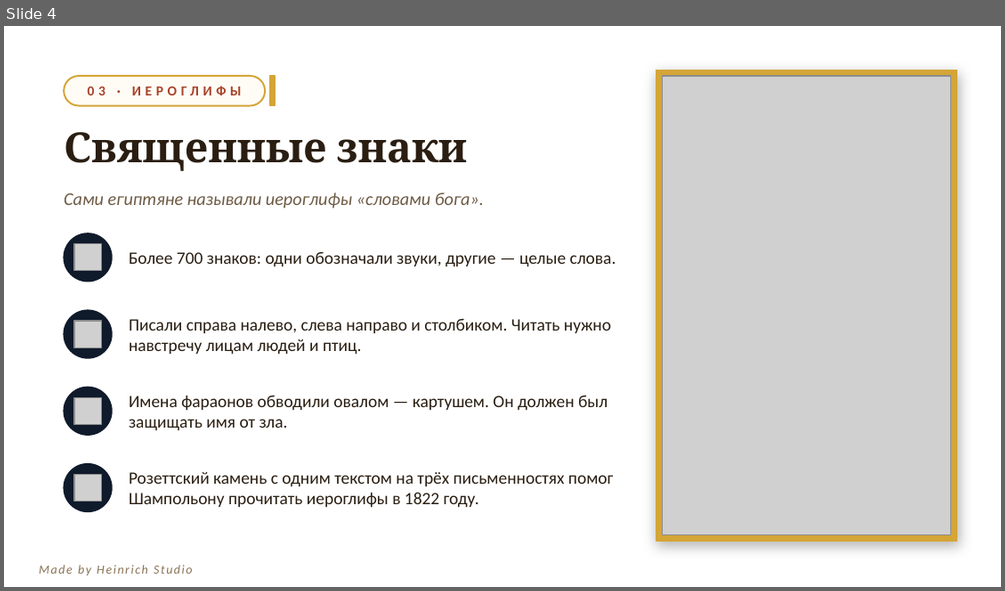
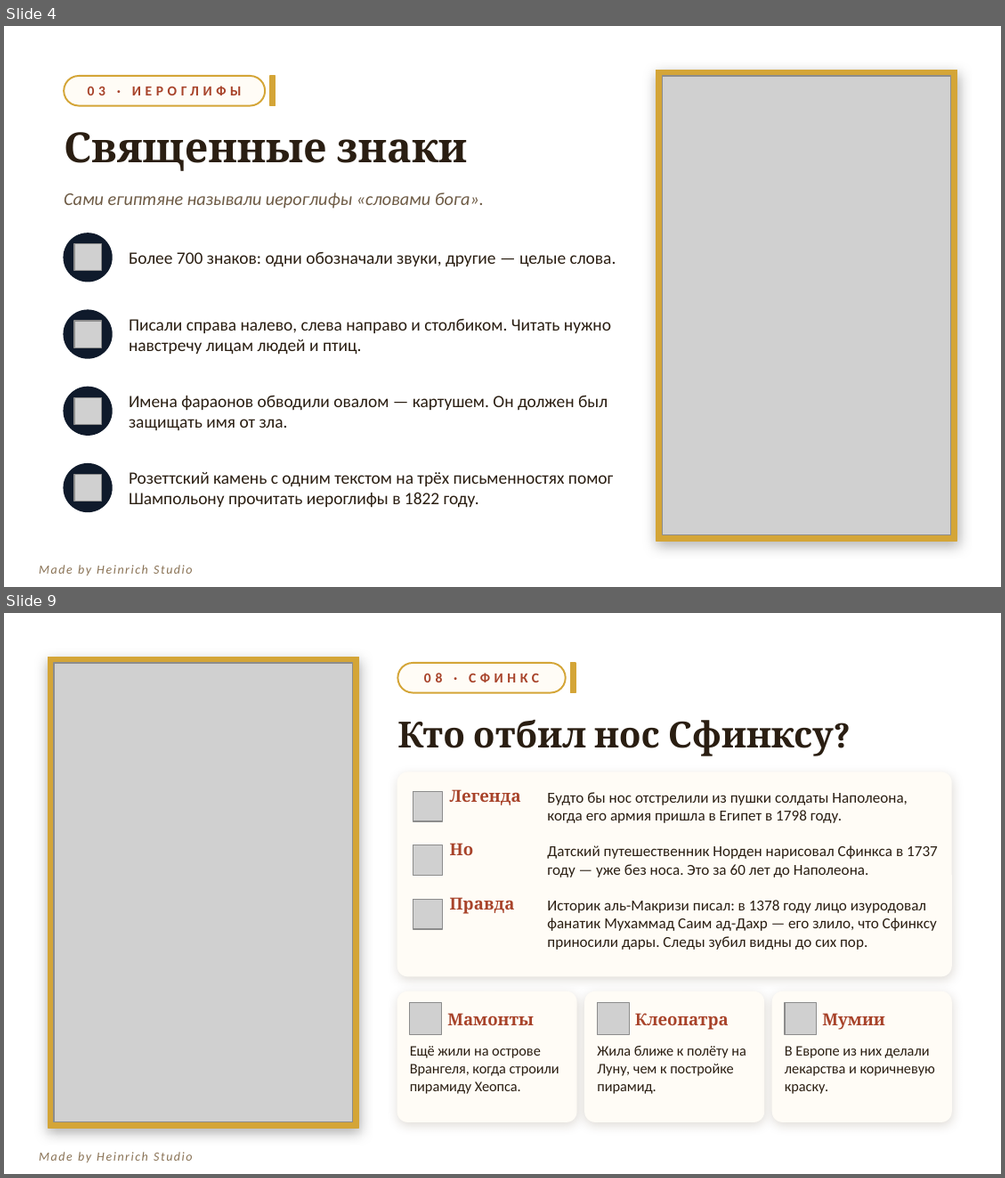
Before and after one commit to sl-himmelreich/heinrich-mario, a slide deck: Древний_Египет.pptx. Shown one above the other, each under a label of ours: slide 4 before the commit, slides 4 and 9 after it; the slides between them are not shown. The pictures are 1005x591 and 1005x1178 pixels, drawn with LibreOffice and Linux fonts; fonts in the diff are those of the drawing; grey boxes stand for pictures; background and template pictures are left out. Boxes give left, top, right and bottom in pixels: in the first picture for what was removed or moved away, otherwise in the second. Text is boxed around its words. In the diff, an @@ line names an element or a change of style, - is before the commit and + after.

```diff
--- a/Древний_Египет.pptx
+++ b/Древний_Египет.pptx
@@ slide 9 added at bbox=[4, 613, 1001, 1174], background picture (left out) @@
@@ rectangle added at bbox=[48, 657, 359, 1127], fill #D4A537, outline #D4A537 1 pt @@
@@ picture added at bbox=[54, 663, 353, 1121] @@
@@ rounded rectangle added at bbox=[397, 663, 566, 693], fill #FFFCF6, outline #D4A537 1.25 pt @@
@@ rectangle added at bbox=[570, 663, 575, 693], fill #D4A537, outline #D4A537 1 pt @@
@@ text added at bbox=[424, 673, 539, 682], 10 pt, text #A8432A, bold @@
+08 · СФИНКС
@@ text added at bbox=[397, 719, 833, 756], 26 pt, text #2A1E12, bold @@
+Кто отбил нос Сфинксу?
@@ rounded rectangle added at bbox=[397, 772, 951, 976], fill #FFFCF6, outline #FFFCF6 1 pt @@
@@ picture added at bbox=[413, 791, 443, 821] @@
@@ text added at bbox=[450, 789, 521, 805], 12 pt, text #A8432A, bold @@
+Легенда
@@ text added at bbox=[547, 792, 907, 823], 11 pt, text #2A1E12 @@
+Будто бы нос отстрелили из пушки солдаты Наполеона, когда его армия пришла в Египет в 1798 году.
@@ picture added at bbox=[413, 845, 443, 876] @@
@@ text added at bbox=[450, 843, 474, 855], 12 pt, text #A8432A, bold @@
+Но
@@ text added at bbox=[547, 845, 938, 877], 11 pt, text #2A1E12 @@
+Датский путешественник Норден нарисовал Сфинкса в 1737 году — уже без носа. Это за 60 лет до Наполеона.
@@ picture added at bbox=[413, 899, 443, 929] @@
@@ text added at bbox=[450, 897, 515, 914], 12 pt, text #A8432A, bold @@
+Правда
@@ text added at bbox=[547, 900, 937, 949], 11 pt, text #2A1E12 @@
+Историк аль-Макризи писал: в 1378 году лицо изуродовал фанатик Мухаммад Саим ад-Дахр — его злило, что Сфинксу приносили дары. Следы зубил видны до сих пор.
@@ rounded rectangle added at bbox=[397, 992, 576, 1121], fill #FFFCF6, outline #FFFCF6 1 pt @@
@@ picture added at bbox=[410, 1003, 442, 1035] @@
@@ text added at bbox=[447, 1013, 534, 1025], 12 pt, text #A8432A, bold @@
+Мамонты
@@ rounded rectangle added at bbox=[585, 992, 763, 1121], fill #FFFCF6, outline #FFFCF6 1 pt @@
@@ picture added at bbox=[597, 1003, 629, 1035] @@
@@ text added at bbox=[635, 1013, 728, 1030], 12 pt, text #A8432A, bold @@
+Клеопатра
@@ rounded rectangle added at bbox=[773, 992, 951, 1121], fill #FFFCF6, outline #FFFCF6 1 pt @@
@@ picture added at bbox=[785, 1003, 817, 1035] @@
@@ text added at bbox=[822, 1013, 884, 1030], 12 pt, text #A8432A, bold @@
+Мумии
@@ text added at bbox=[410, 1046, 559, 1094], 10.5 pt, text #2A1E12 @@
+Ещё жили на острове Врангеля, когда строили пирамиду Хеопса.
@@ text added at bbox=[597, 1046, 745, 1094], 10.5 pt, text #2A1E12 @@
+Жила ближе к полёту на Луну, чем к постройке пирамид.
@@ text added at bbox=[785, 1046, 935, 1094], 10.5 pt, text #2A1E12 @@
+В Европе из них делали лекарства и коричневую краску.
@@ text added at bbox=[39, 1151, 193, 1162], 9 pt, text #8A7356, italic @@
+Made by Heinrich Studio
```
Also in this commit, not shown: 6 slides changed, 1 slide removed, 1 other file.
